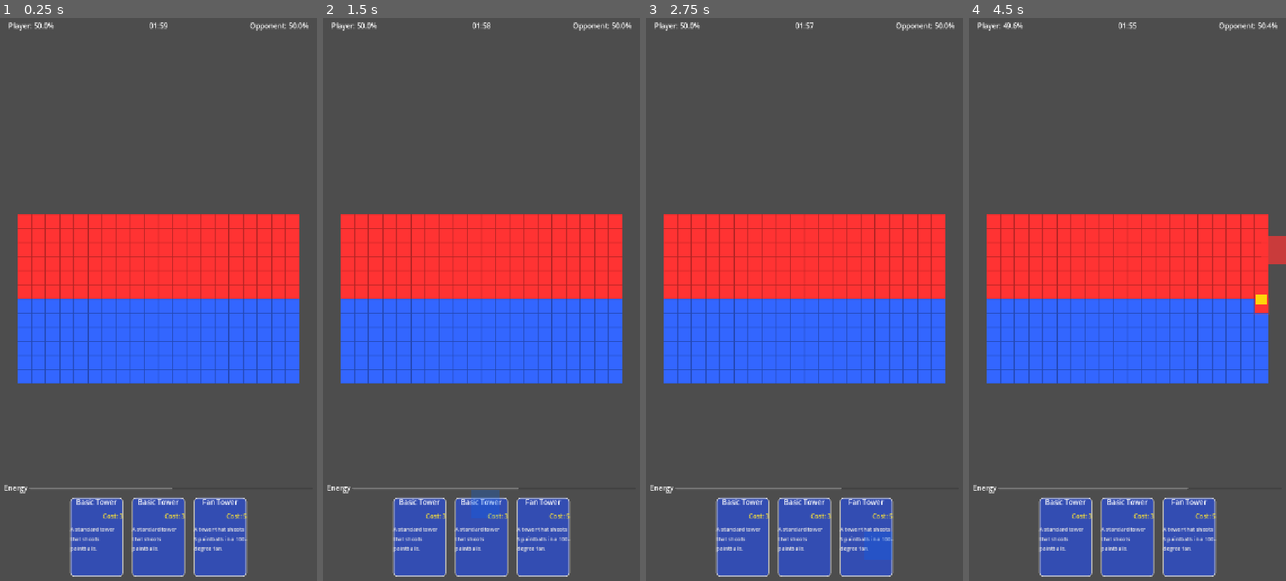
Above: before the commit, frames 1-4 (left to right).
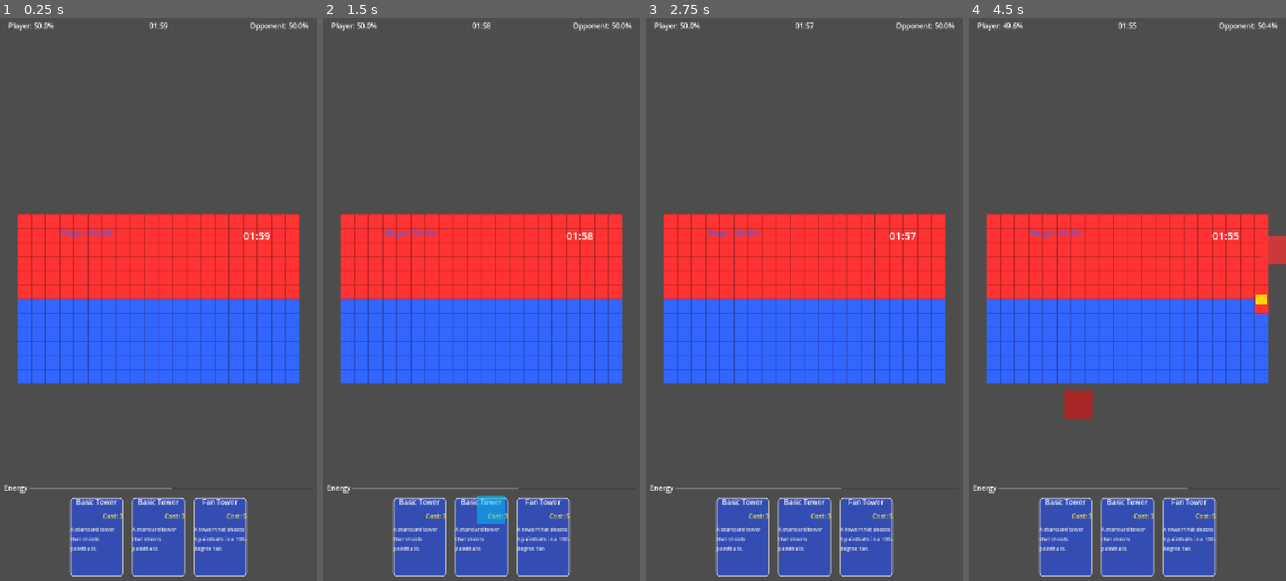
Above: after the commit, the same moments.

Repository: HugoFucksmann/colorslash
Game: Godot game, scene res://scenes/main_arena.tscn
The game is run twice, just before and just after one commit, with the same random seed, the same clock (stepped at 60 frames per second) and the same inputs.
Inputs (mouse positions are in pixels of both pictures, inside the frame that each line leads up to):
- Up to frame 1 (0.25 s): no input
- Up to frame 2 (1.5 s): tap Enter at 0.5 s; drag from (418, 535) to (513, 175) at 0.52 s; drag from (481, 535) to (465, 412) at 1.27 s
- Up to frame 3 (2.75 s): move the mouse to (864, 535) at 2.02 s; click (864, 535) at 2.17 s
- Up to frame 4 (4.5 s): tap Space at 2.75, 4.25 s; drag from (1111, 412) to (1032, 215) at 2.77 s; tap Enter at 3.5 s; move the mouse to (1222, 383) at 3.52 s; click (1222, 383) at 3.67 s; drag from (1032, 215) to (1079, 158) at 4.27 s

The runs differ from the first frame. In frame 1, 0.2% of the frame differs, in the area x 19-86%, y 37-40%; in frame 2, 0.7%, in the area x 19-86%, y 37-90%; in frame 3, 0.2%; in frame 4, 0.6%.

Commit message:
fixing drag and drop

Diff:
--- a/project.godot
+++ b/project.godot
@@ -15,6 +15,10 @@
 config/features=PackedStringArray("4.4", "Mobile")
 config/icon="res://icon.svg"
 
+[autoload]
+
+GlobalSignals="*res://scripts/global_signals.gd"
+
 [display]
 
 window/size/viewport_width=720
--- a/scripts/battle_ui.gd
+++ b/scripts/battle_ui.gd
@@ -2,13 +2,10 @@
 
 const CardUI = preload("res://scenes/card_ui.tscn")
 
-# Signal to be emitted when the player confirms a tower placement
-signal place_tower_at(card_data, screen_position)
-
 # --- State ---
 var player_deck: Array[CardData] = []
-var selected_card: CardData = null # The card we are currently trying to place
-var placement_ghost: Node2D = null # The visual "ghost" of the tower on the cursor
+var placement_ghost: ColorRect = null
+var dragged_card_data: CardData = null
 
 # --- Node References ---
 @onready var card_container: HBoxContainer = %CardContainer
@@ -19,6 +16,8 @@
 @onready var game_manager = get_tree().get_first_node_in_group("game_manager")
 
 func _ready():
+
+
 	# Esperar un frame para asegurarnos de que todos los nodos estén listos
 	await get_tree().process_frame
 
@@ -42,46 +41,9 @@
 	print("CardContainer visible: " + str(card_container.visible))
 	print("CardContainer rect_size: " + str(card_container.size))
 
-func _unhandled_input(event: InputEvent):
-	# Handle touch screen presses and mouse clicks universally
-	if selected_card and event is InputEventScreenTouch and event.is_pressed():
-		handle_placement_attempt(event.position)
-	elif selected_card and event is InputEventMouseButton and event.is_pressed():
-		if event.button_index == MOUSE_BUTTON_LEFT:
-			handle_placement_attempt(event.position)
-		elif event.button_index == MOUSE_BUTTON_RIGHT:
-			cancel_placement()
-
-func handle_placement_attempt(screen_position: Vector2):
-	if game_manager == null:
-		push_error("Game manager is null")
-		cancel_placement()
-		return
-
-	var tile_map = game_manager.tile_map
-	if tile_map == null:
-		push_error("TileMap is null")
-		cancel_placement()
-		return
-
-	# Convert screen coordinates to tile map coordinates
-	var tile_pos = tile_map.local_to_map(tile_map.to_local(screen_position))
-
-	emit_signal("place_tower_at", selected_card, screen_position) # Pass screen_position instead of tile_pos
-	cancel_placement()
-
-func _process(delta):
-	# If we are in placement mode, make the ghost follow the cursor/touch
-	if placement_ghost and game_manager != null:
-		var tile_map = game_manager.tile_map
-		if tile_map != null:
-			var screen_pos = get_viewport().get_mouse_position()
-			var tile_pos = tile_map.local_to_map(tile_map.to_local(screen_pos))
-			placement_ghost.global_position = tile_map.map_to_local(tile_pos)
-			# TODO: Add visual feedback (green/red) if placement is valid
-		else:
-			# Fallback if tile_map is null - just follow mouse position
-			placement_ghost.global_position = get_viewport().get_mouse_position()
+func _process(_delta):
+	if placement_ghost:
+		update_placement_ghost()
 
 func set_deck(deck: Array[CardData]):
 	player_deck = deck
@@ -96,7 +58,7 @@
 		var card_ui_instance = CardUI.instantiate()
 		card_container.add_child(card_ui_instance)
 		card_ui_instance.set_card_data(card_data)
-		card_ui_instance.card_selected.connect(_on_card_selected)
+		card_ui_instance.drag_started.connect(_on_card_drag_started)
 		print("Carta añadida: %s (Coste: %d)" % [card_data.card_name, card_data.cost])
 
 	# Verificar que las cartas se hayan añadido
@@ -110,8 +72,8 @@
 		energy_bar.value = data.player_energy
 
 	if data.has("time_left"):
-		var minutes = int(data.time_left) / 60
-		var seconds = int(data.time_left) % 60
+		var minutes = floor(data.time_left / 60)
+		var seconds = int(fmod(data.time_left, 60))
 		time_label.text = "%02d:%02d" % [minutes, seconds]
 
 	if data.has("player_tiles") and data.has("total_tiles") and data.total_tiles > 0:
@@ -122,23 +84,35 @@
 		var opponent_percentage = (float(data.opponent_tiles) / data.total_tiles) * 100.0
 		opponent_territory_label.text = "Opponent: %.1f%%" % opponent_percentage
 
-func _on_card_selected(card_data: CardData):
-	# If we are already placing a card, cancel it first
+func _on_card_drag_started(card_data: CardData):
 	if placement_ghost:
-		cancel_placement()
+		placement_ghost.queue_free()
 
-	# Enter placement mode
-	selected_card = card_data
+	dragged_card_data = card_data
+	placement_ghost = ColorRect.new()
+	placement_ghost.size = Vector2(dragged_card_data.size) * Vector2(32, 32)
+	# Add ghost to the main scene tree to use global coordinates
+	get_tree().root.add_child(placement_ghost)
 
-	# Create the placement ghost
-	if selected_card.tower_scene:
-		placement_ghost = selected_card.tower_scene.instantiate()
-		# Make it semi-transparent
-		placement_ghost.modulate = Color(1, 1, 1, 0.5)
-		add_child(placement_ghost)
-
-func cancel_placement():
+func handle_drag_end():
 	if placement_ghost:
 		placement_ghost.queue_free()
 		placement_ghost = null
-	selected_card = null
+	dragged_card_data = null
+
+func update_placement_ghost():
+	if not game_manager or not game_manager.tile_map or not is_instance_valid(placement_ghost):
+		return
+
+	var tile_map = game_manager.tile_map
+	var mouse_pos = get_viewport().get_mouse_position()
+	var tile_pos = tile_map.local_to_map(tile_map.to_local(mouse_pos))
+
+	# Snap ghost to grid
+	placement_ghost.global_position = tile_map.map_to_local(tile_pos)
+
+	# Check for validity and change color
+	if game_manager.is_placement_valid(1, dragged_card_data, tile_pos):
+		placement_ghost.color = Color(0, 1, 0, 0.5) # Green
+	else:
+		placement_ghost.color = Color(1, 0, 0, 0.5) # Red
--- a/scripts/card_ui.gd
+++ b/scripts/card_ui.gd
@@ -1,6 +1,6 @@
 extends Panel
 
-signal card_selected(card_data)
+signal drag_started(card_data: CardData)
 
 # The CardData resource this UI represents
 var card_data: CardData
@@ -19,8 +19,17 @@
 		cost_label.text = "Cost: %d" % card_data.cost
 		description_label.text = card_data.description
 
-func _gui_input(event: InputEvent):
-	if event is InputEventMouseButton and event.pressed and event.button_index == MOUSE_BUTTON_LEFT:
-		if card_data:
-			emit_signal("card_selected", card_data)
-			print("Card UI: %s selected." % card_data.card_name)
+func _get_drag_data(_at_position):
+	if card_data:
+		# Create a preview that represents the tower's footprint
+		var preview = ColorRect.new()
+		preview.size = Vector2(card_data.size) * Vector2(32, 32) # Assuming 32x32 tiles
+		preview.color = Color(0, 0.8, 1, 0.5) # A semi-transparent blue
+
+		set_drag_preview(preview)
+
+		# Emit the local signal to notify battle_ui
+		drag_started.emit(card_data)
+
+		return card_data
+	return null
--- a/scripts/game_manager.gd
+++ b/scripts/game_manager.gd
@@ -37,8 +37,8 @@
 	print("GameManager _ready() called.")
 	# Ensure TileMap has a tile_set
 	if tile_map.tile_set == null:
-		var tile_set_resource = load("res://assets/tiles.tres")
-		if tile_set_resource:
+		if ResourceLoader.exists("res://assets/tiles.tres"):
+			var tile_set_resource = load("res://assets/tiles.tres")
 			tile_map.tile_set = tile_set_resource
 			print("Loaded tile_set from resource")
 		else:
@@ -106,11 +106,8 @@
 	var used_rect = tile_map.get_used_rect()
 	play_area_rect = Rect2(tile_map.map_to_local(used_rect.position), tile_map.map_to_local(used_rect.end) - tile_map.map_to_local(used_rect.position) + Vector2(32,32))
 
-	# Make sure battle_ui exists before connecting
-	if battle_ui != null:
-		battle_ui.place_tower_at.connect(_on_place_tower_at)
-		print("BattleUI reference is valid.")
-	else:
+	# Make sure battle_ui exists
+	if battle_ui == null:
 		push_error("BattleUI not found! Please assign the BattleUI node to the 'battle_ui' export variable in the GameManager node in the editor.")
 
 	opponent_cards.append(load("res://assets/cards/basic_tower_card.tres"))
@@ -165,6 +162,27 @@
 
 	if battle_ui:
 		battle_ui.update_ui(ui_data)
+
+func _can_drop_data(at_position, data):
+	if data is CardData:
+		var tile_pos = tile_map.local_to_map(tile_map.to_local(at_position))
+		# Player's area is the bottom half of the map
+		if tile_pos.y >= MAP_HEIGHT / 2:
+			return is_placement_valid(1, data, tile_pos)
+	return false
+
+func _drop_data(at_position, data):
+	# End the drag after a drop attempt to hide the ghost
+	if battle_ui:
+		battle_ui.handle_drag_end()
+	if data is CardData:
+		var tile_pos = tile_map.local_to_map(tile_map.to_local(at_position))
+		if is_placement_valid(1, data, tile_pos):
+			if spend_energy(1, data.cost):
+				place_tower(1, data, tile_pos)
+				# Here you would typically remove the card from the player's hand
+			else:
+				print("Not enough energy to place tower!")
 
 func generate_map():
 	# Reset tile counts
@@ -234,16 +252,6 @@
 	print(winner_text)
 	get_tree().paused = true
 
-func _on_place_tower_at(card_data: CardData, screen_position: Vector2):
-	var tile_pos = tile_map.local_to_map(tile_map.to_local(screen_position))
-	if not is_placement_valid(1, card_data, tile_pos):
-		print("Placement is not valid.")
-		return
-	if spend_energy(1, card_data.cost):
-		place_tower(1, card_data, tile_pos)
-	else:
-		print("Not enough energy.")
-
 func is_placement_valid(player_id: int, card: CardData, origin_tile: Vector2i) -> bool:
 	var player_area_y_limit = MAP_HEIGHT / 2
 	if player_id == 1 and origin_tile.y < player_area_y_limit: return false
@@ -380,7 +388,7 @@
 	# Create a UI container
 	var ui_container = Control.new()
 	ui_container.name = "UI"
-	get_parent().add_child(ui_container)
+	get_parent().call_deferred("add_child", ui_container)
 
 	# Create timer display
 	timer_label = Label.new()
--- /dev/null
+++ b/scripts/global_signals.gd
@@ -0,0 +1,4 @@
+extends Node
+
+signal card_drag_started(card_data: CardData)
+signal card_drag_ended()
--- a/towers/base_tower.gd
+++ b/towers/base_tower.gd
@@ -58,7 +58,7 @@
 		projectile.setup(player_id, base_direction, projectile_speed)
 	else:
 		var start_angle = -spread_angle / 2.0
-		var angle_step = spread_angle / (num_projectiles - 1) if num_projectiles > 1 else 0
+		var angle_step = spread_angle / (num_projectiles - 1) if num_projectiles > 1 else 0.0
 
 		for i in range(num_projectiles):
 			var current_angle = start_angle + i * angle_step
Not shown, added: scripts/global_signals.gd.uid
